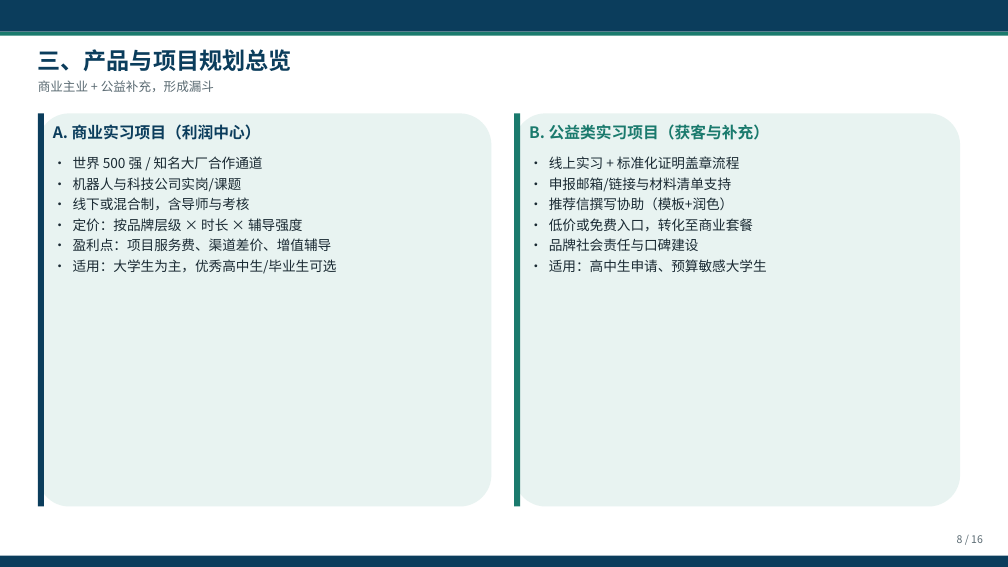
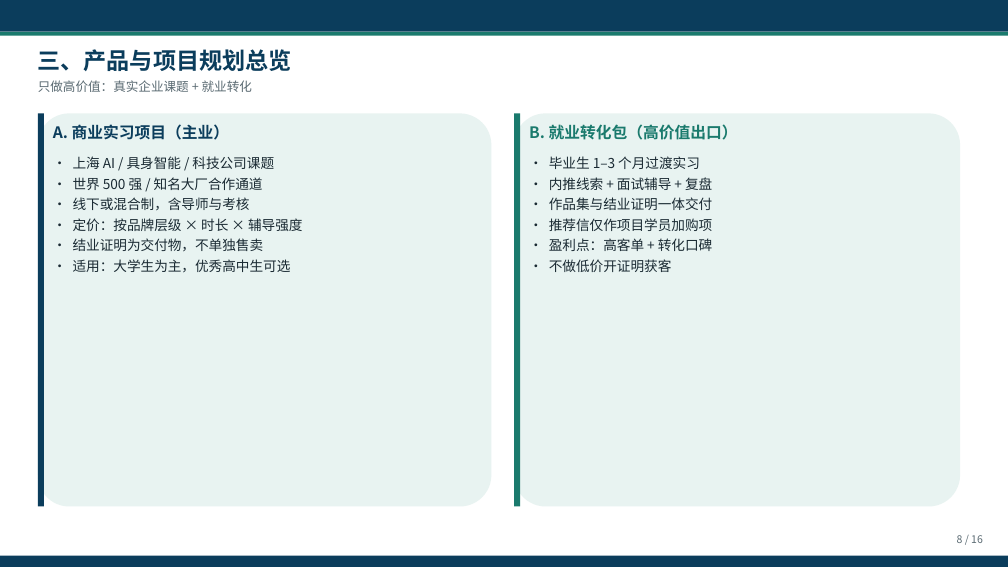
Before and after one commit to hujigang2010-maker/AIDEN, a slide deck: slide 8 of exports/学生实习赋能计划_可行性论证方案.pptx. Drawn at 1008x567 pixels with LibreOffice and Linux fonts; fonts in the diff are those of the drawing. Boxes give left, top, right and bottom in pixels: in the first picture for what was removed or moved away, otherwise in the second. Text is boxed around its words. In the diff, an @@ line names an element or a change of style, - is before the commit and + after.

```diff
--- a/exports/学生实习赋能计划_可行性论证方案.pptx
+++ b/exports/学生实习赋能计划_可行性论证方案.pptx
@@ text at [38, 80, 252, 92]: text changed @@
-商业主业 + 公益补充，形成漏斗
+只做高价值：真实企业课题 + 就业转化
@@ text at [53, 124, 229, 140]: text changed @@
-A. 商业实习项目（利润中心）
+A. 商业实习项目（主业）
@@ text at [529, 124, 738, 140]: text changed @@
-B. 公益类实习项目（获客与补充）
+B. 就业转化包（高价值出口）
@@ text at [73, 156, 274, 169]: paragraph added @@
+• 上海 AI / 具身智能 / 科技公司课题
@@ text at [73, 177, 242, 192]: paragraph removed @@
-• 机器人与科技公司实岗/课题
@@ text at [549, 156, 712, 272]: text changed @@
-• 线上实习 + 标准化证明盖章流程
-• 申报邮箱/链接与材料清单支持
-• 推荐信撰写协助（模板+润色）
-• 低价或免费入口，转化至商业套餐
-• 品牌社会责任与口碑建设
-• 适用：高中生申请、预算敏感大学生
+• 毕业生 1–3 个月过渡实习
+• 内推线索 + 面试辅导 + 复盘
+• 作品集与结业证明一体交付
+• 推荐信仅作项目学员加购项
+• 盈利点：高客单 + 转化口碑
+• 不做低价开证明获客
@@ text at [73, 238, 291, 273]: text changed @@
-• 盈利点：项目服务费、渠道差价、增值辅导
-• 适用：大学生为主，优秀高中生/毕业生可选
+• 结业证明为交付物，不单独售卖
+• 适用：大学生为主，优秀高中生可选
```
Also in this commit, not shown: 11 other slides changed, 6 other files.
